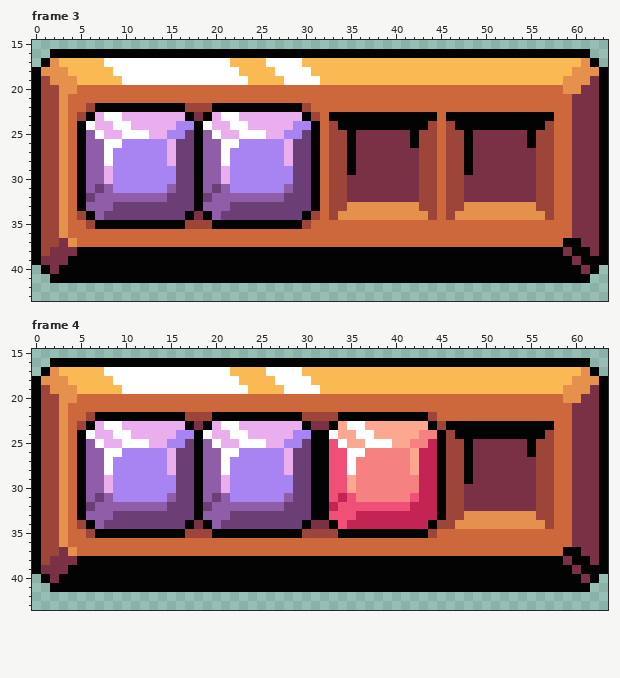
Two versions of one pixel-art file, graphics/hud_hp_bar.aseprite. The picture above is the old version.
64x64 pixels, 5 frames. Shown: frame 3: x 0..63, y 15..43; frame 4: x 0..63, y 15..43. The commit also changed other frames, which this record leaves out.
After the commit:
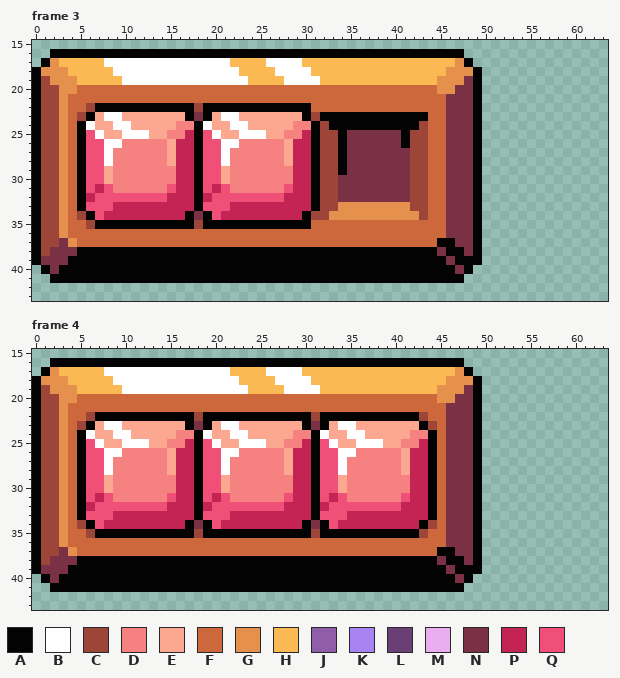
Palette (. is transparent): A #030303  B #ffffff  C #9e4539  D #f68181  E #fca790  F #cd683d  G #e6904e  H #fbb954  J #905ea9  K #a884f3  L #6b3e75  M #eaaded  N #7a3045  P #c32454  Q #f04f78
From old to new:
Changed rows in their new state; - is an unchanged pixel.
Frame 3:
first column x 6:
16 ------------------------------------------..............--
17 -----------------------------------------GA..............-
18 ----------------------------------------GGGA..............
19 ---------------------------------------GGGNA..............
20 ---------------------------------------GGNNA..............
21 ----------------------------------------NNNA..............
22 -----------A-A----------A---------------NNNA..............
23 -E--EEEEEEE---E--EEEEEEE--A-----------F-NNN-..............
24 -EE--EEEEEDD--EE--EEEEEDD-CA---------CF-NNN-..............
25 Q-EE---EEDDP-Q-EE---EEDDP-C-AN-----AC-F-NNNA..............
26 QQ--DDDDDEPP-QQ--DDDDDEPP-C-AN-----AC-F-NNNA..............
27 QQ-DDDDDDEPP-QQ-DDDDDDEPP-C-AN------C-F-NNNA..............
28 QQ-DDDDDDEPP-QQ-DDDDDDEPP-C-AN------C-F-NNNA..............
29 QQEDDDDDDDPP-QQEDDDDDDDPP-C-AN------C-F-NNNA..............
30 QQEDDDDDDDPP-QQEDDDDDDDPP-C-N-------C-F-NN-A..............
31 QPQDDDDDDQPP-QPQDDDDDDQPP-C-N-------C-F-NN-A..............
32 PQQQQQQQQPPP-PQQQQQQQQPPP-C-N-------C-F-NN-A..............
33 QQQPPPPPPPPP-QQQPPPPPPPPP-C-G-------C-F-NNNA..............
34 -QPPPPPPPPP---QPPPPPPPPP--CG---------CF-NNNA..............
35 -----------A-A----------A---------------NNNA..............
36 ----------------------------------------NNNA..............
37 ---------------------------------------AANNA..............
38 ---------------------------------------N--N-..............
39 ----------------------------------------N---..............
40 -----------------------------------------N-..............-
41 ------------------------------------------..............--
Frame 4:
first column x 6:
16 ------------------------------------------..............--
17 -----------------------------------------GA..............-
18 ----------------------------------------GGGA..............
19 ---------------------------------------GGGNA..............
20 ---------------------------------------GGNNA..............
21 ----------------------------------------NNNA..............
22 -----------A-A----------A-AA---------CF-NNNA..............
23 -E--EEEEEEE---E--EEEEEEE--AEB-E------ACFNNN-..............
24 -EE--EEEEEDD--EE--EEEEEDD-BE-B-E----D-AFNNN-..............
25 Q-EE---EEDDP-Q-EE---EEDDP-QBE-B--E-D-PAFNNNA..............
26 QQ--DDDDDEPP-QQ--DDDDDEPP-Q-B-D----EP-AFNNNA..............
27 QQ-DDDDDDEPP-QQ-DDDDDDEPP-Q-BD-----EP-AFNNNA..............
28 QQ-DDDDDDEPP-QQ-DDDDDDEPP-Q-BD-----EP-AFNNNA..............
29 QQEDDDDDDDPP-QQEDDDDDDDPP-Q-ED------P-AFNNNA..............
30 QQEDDDDDDDPP-QQEDDDDDDDPP-Q-ED------P-AFNN-A..............
31 QPQDDDDDDQPP-QPQDDDDDDQPP-QPQD-----QP-AFNN-A..............
32 PQQQQQQQQPPP-PQQQQQQQQPPP-PQ-------P--AFNN-A..............
33 QQQPPPPPPPPP-QQQPPPPPPPPP-Q--P--------AFNNNA..............
34 -QPPPPPPPPP---QPPPPPPPPP--AQP--------ACFNNNA..............
35 -----------A-A----------A-AA---------CF-NNNA..............
36 ----------------------------------------NNNA..............
37 ---------------------------------------AANNA..............
38 ---------------------------------------N--N-..............
39 ----------------------------------------N---..............
40 -----------------------------------------N-..............-
41 ------------------------------------------..............--
